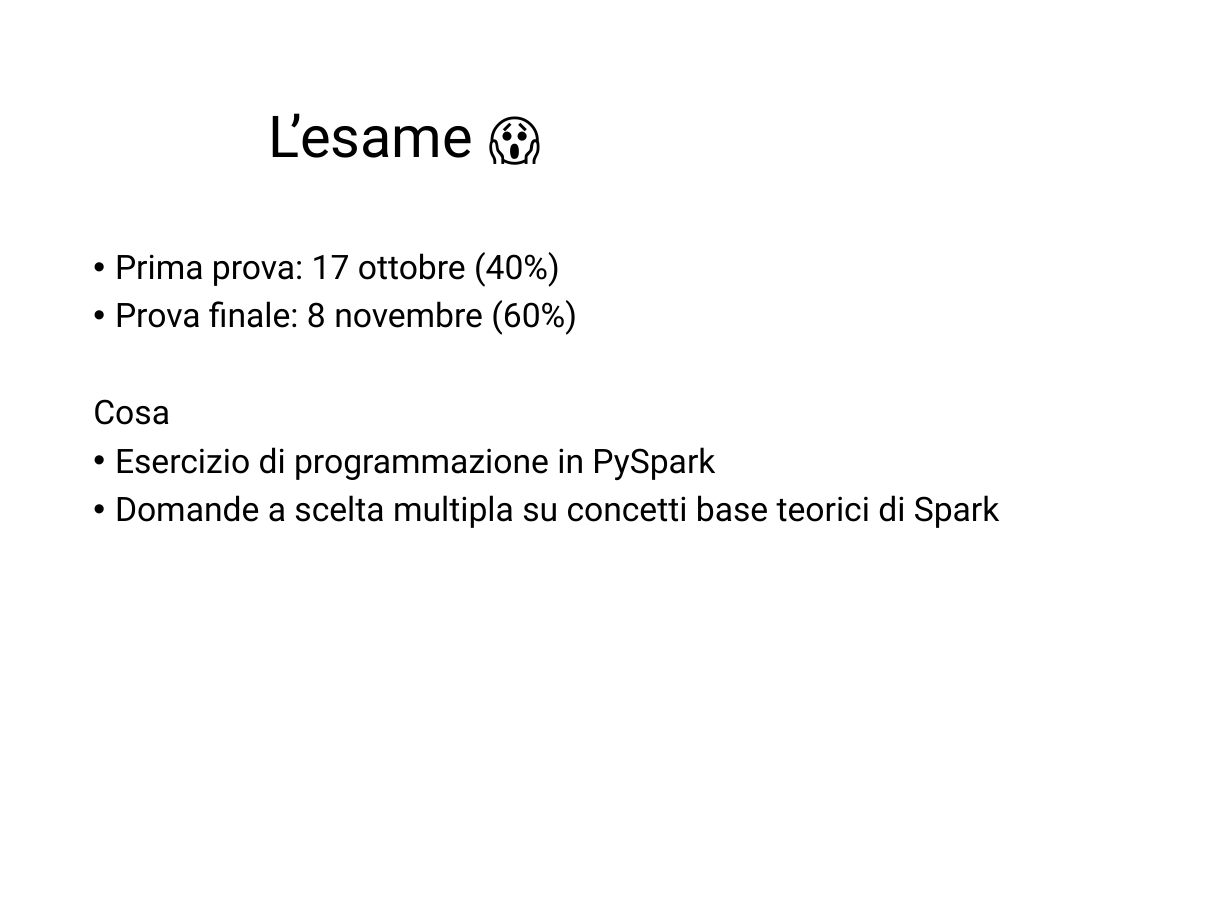
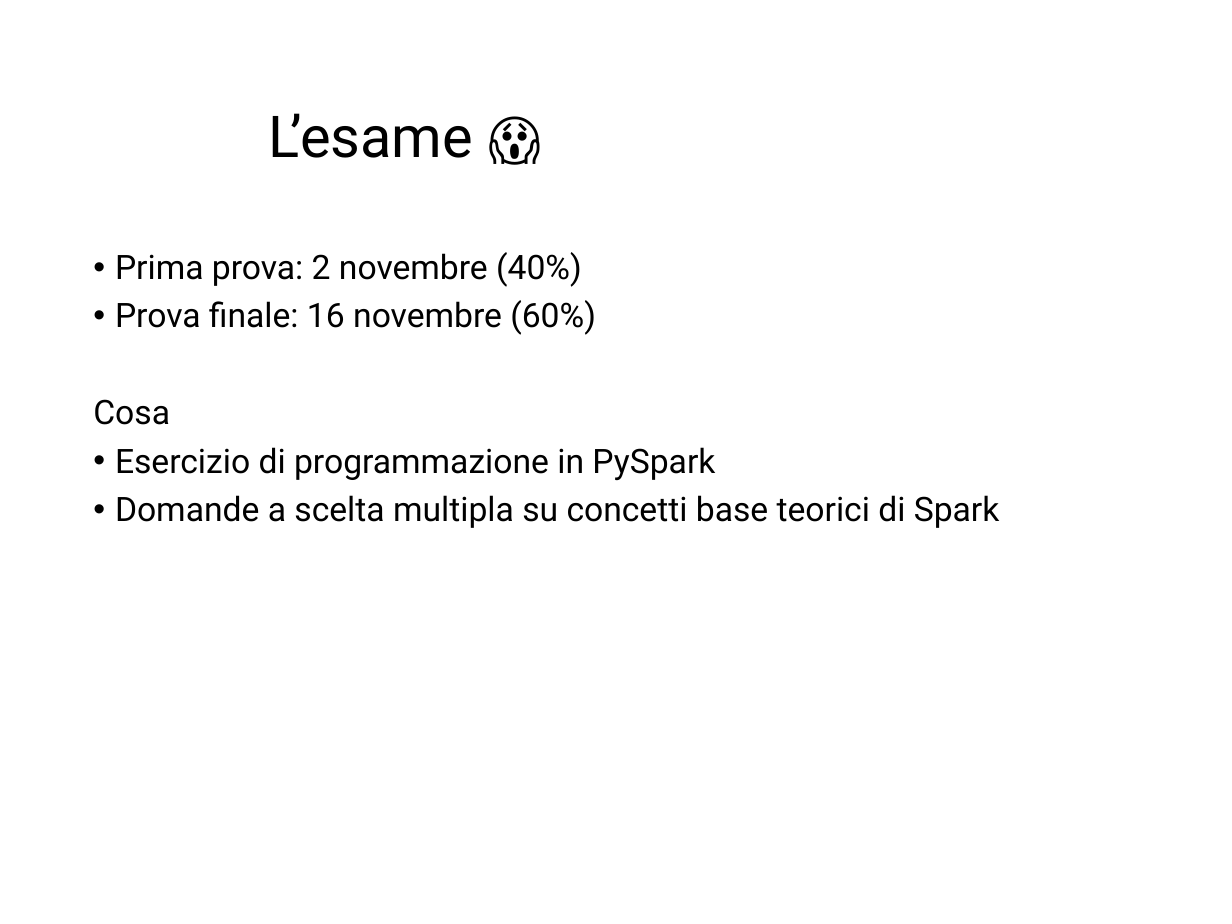
Before and after one commit to Marco-Santoni/databricks-from-scratch, a slide deck: slide 3 of training-spark/0_Intro_v1.pptx. Drawn at 1232x924 pixels with LibreOffice and Linux fonts; fonts in the diff are those of the drawing; background and template pictures are left out. Boxes give left, top, right and bottom in pixels: in the first picture for what was removed or moved away, otherwise in the second. Text is boxed around its words. In the diff, an @@ line names an element or a change of style, - is before the commit and + after.

```diff
--- a/training-spark/0_Intro_v1.pptx
+++ b/training-spark/0_Intro_v1.pptx
@@ text at <box>115,252,596,335</box>: text changed @@
-• Prima prova: 17 ottobre (40%)
-• Prova finale: 8 novembre (60%)
+• Prima prova: 2 novembre (40%)
+• Prova finale: 16 novembre (60%)
```
Also in this commit, not shown: 6 other slides changed, 1 slide added, 6 other files.
